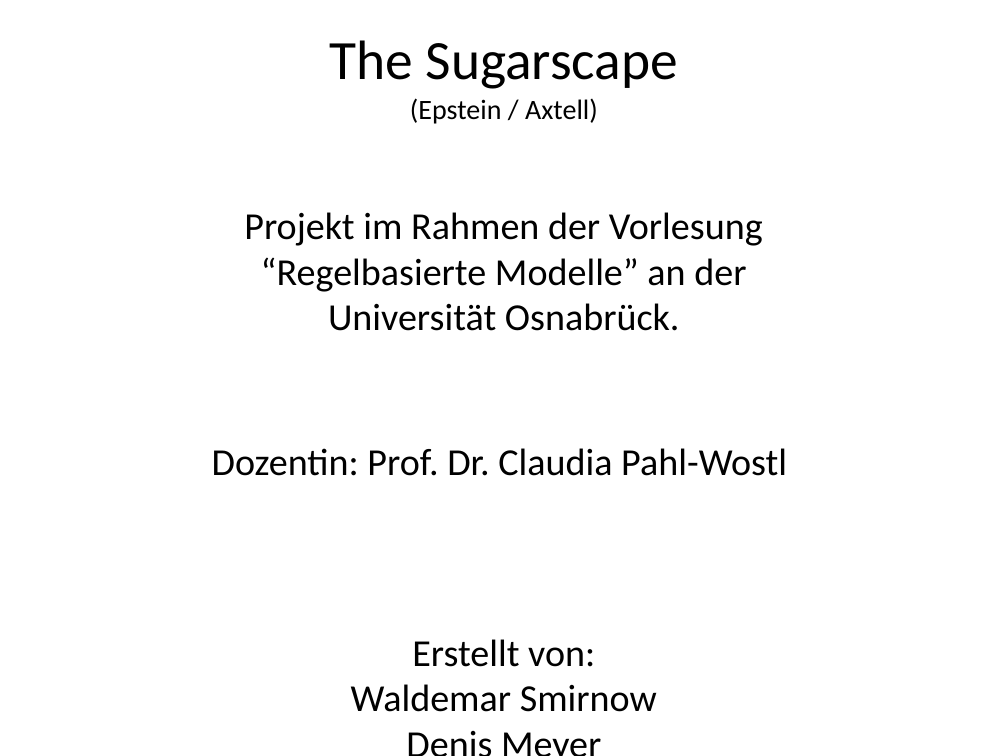
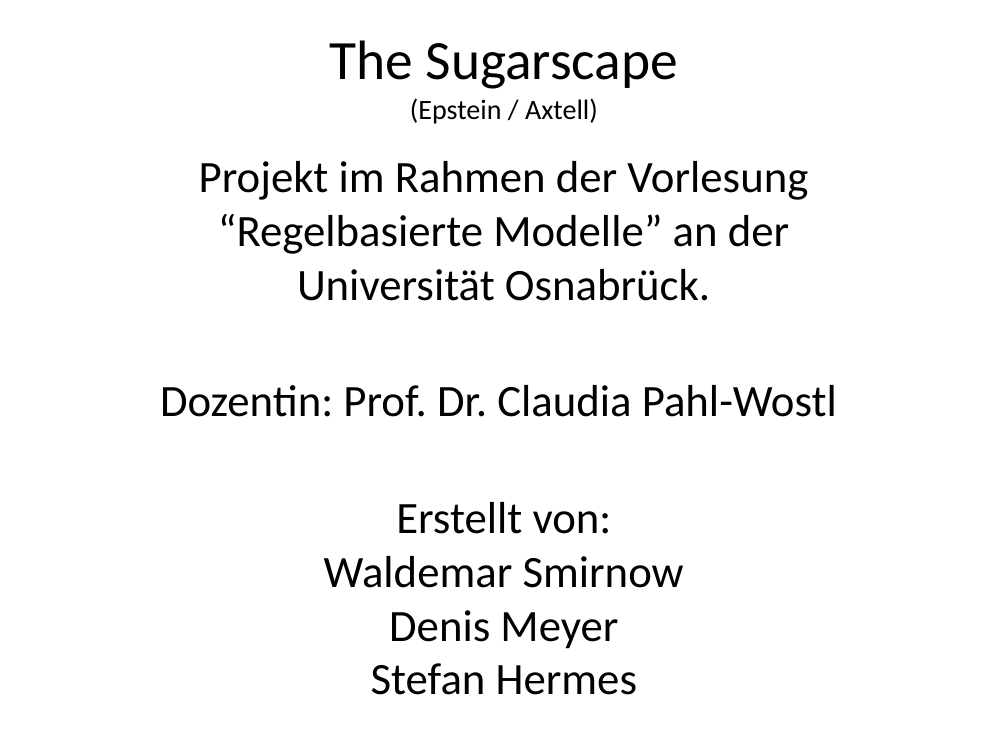
Before and after one commit to wsmirnow/Sugarscape, a slide deck: slide 1 of Presentation/Presentation.pptx. Drawn at 1008x756 pixels with LibreOffice and Linux fonts; fonts in the diff are those of the drawing. Boxes give left, top, right and bottom in pixels: in the first picture for what was removed or moved away, otherwise in the second. Text is boxed around its words. In the diff, an @@ line names an element or a change of style, - is before the commit and + after.

```diff
--- a/Presentation/Presentation.pptx
+++ b/Presentation/Presentation.pptx
@@ subtitle "Projekt im Rahmen der Vorlesung ..." at (160, 161, 837, 695): size 27.2 to 32 pt @@
```
Also in this commit, not shown: 6 other slides changed, 2 other files.
